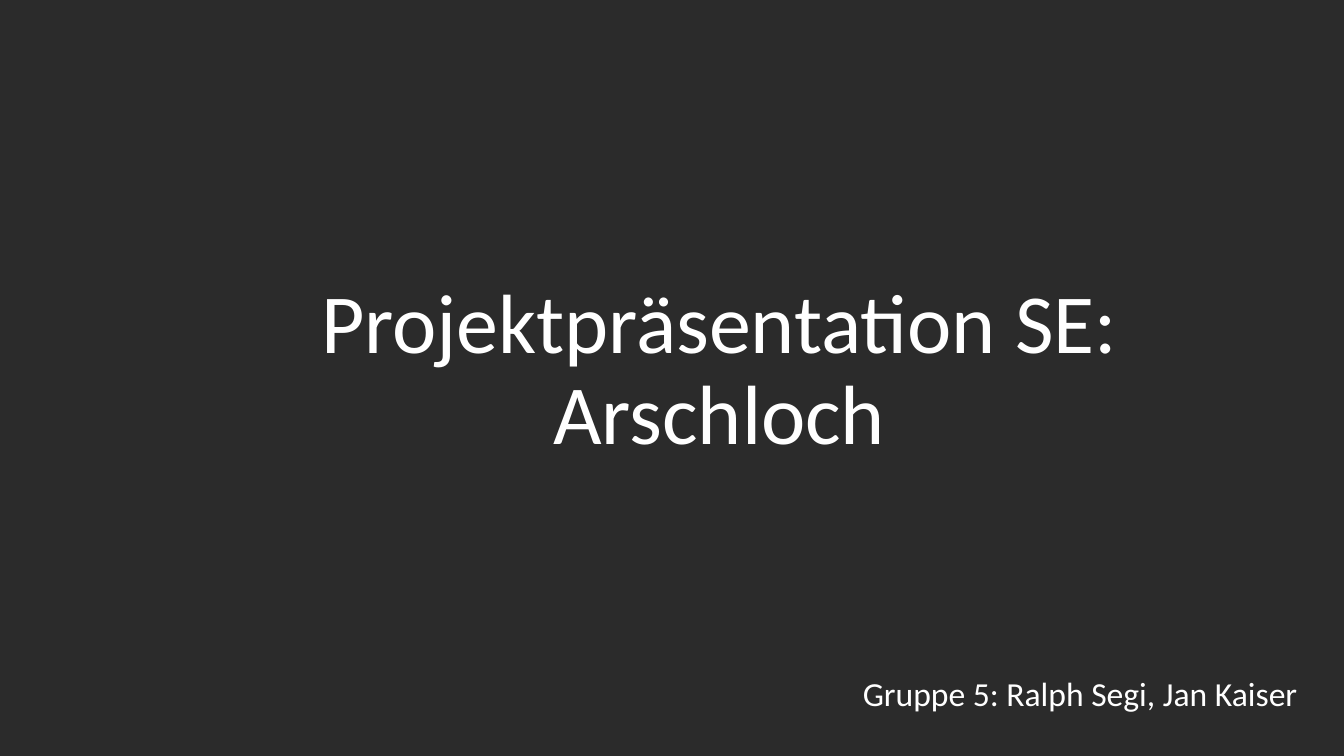
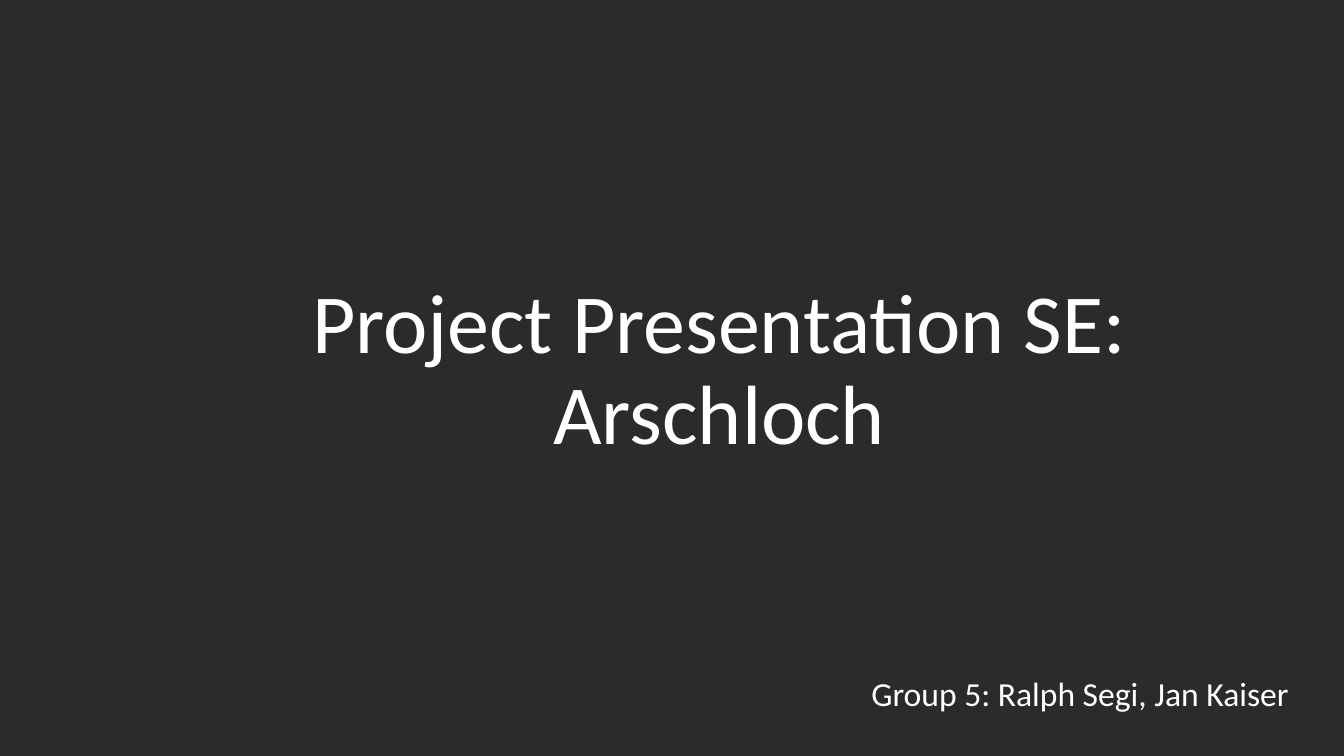
Before and after one commit to segidev/htwg.se.awol, a slide deck: slide 1 of Projektpräsentation SE.pptx. Drawn at 1344x756 pixels with LibreOffice and Linux fonts; fonts in the diff are those of the drawing; background and template pictures are left out; a plain dark background stands for a picture behind light text. Boxes give left, top, right and bottom in pixels: in the first picture for what was removed or moved away, otherwise in the second. Text is boxed around its words. In the diff, an @@ line names an element or a change of style, - is before the commit and + after.

```diff
--- a/Projektpräsentation SE.pptx
+++ b/Projektpräsentation SE.pptx
@@ title at bbox=[312, 295, 1126, 445]: text changed @@
-Projektpräsentation SE: Arschloch
+Project Presentation SE:
+Arschloch
@@ subtitle at bbox=[871, 682, 1288, 712]: text changed @@
-Gruppe 5: Ralph Segi, Jan Kaiser
+Group 5: Ralph Segi, Jan Kaiser
```
Also in this commit, not shown: 9 other slides changed, 3 slides added, 3 slides removed.
